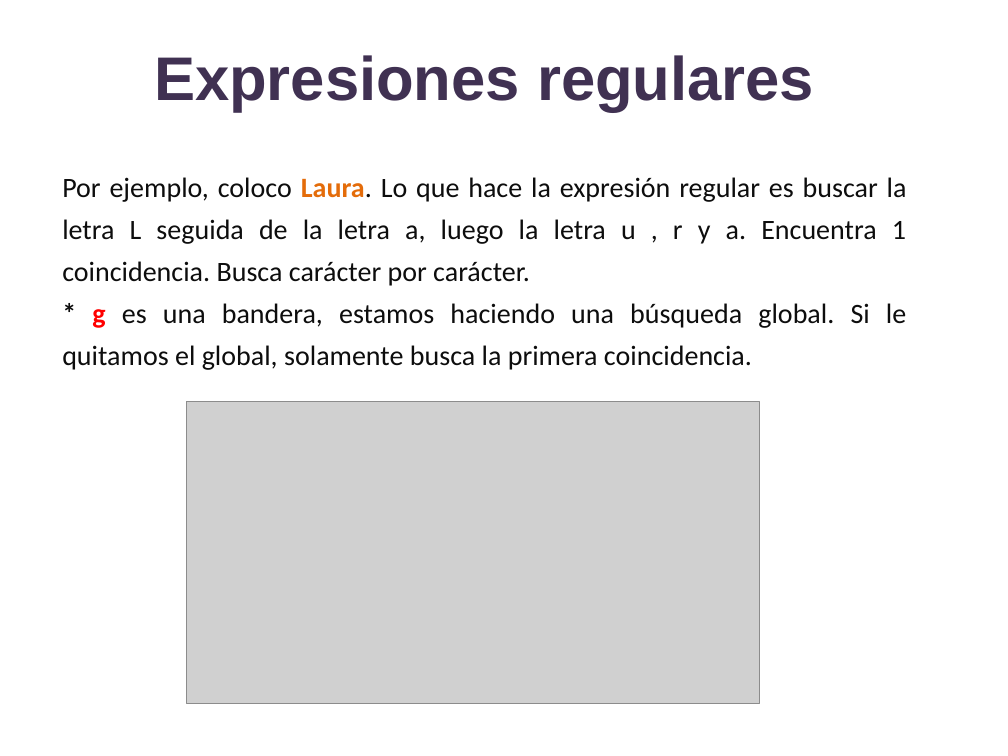
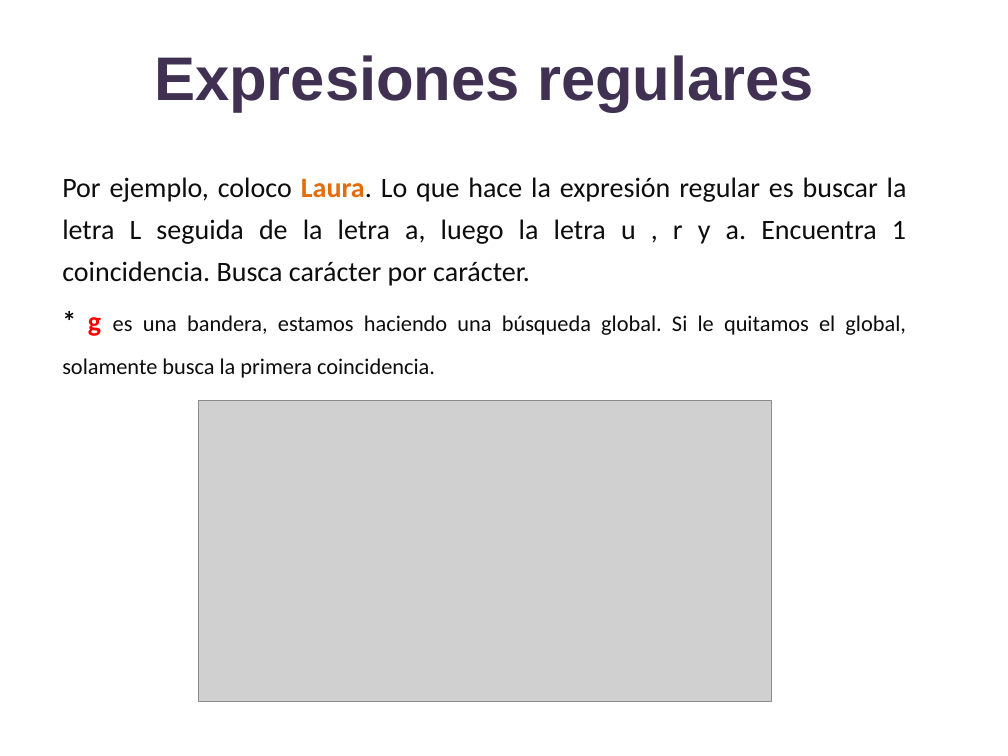
Before and after one commit to lizetheP/Analitica, a slide deck: slide 11 of CalendarioAgo2022/presentaciones/18_Expresiones_regulares.pptx. Drawn at 1008x756 pixels with LibreOffice and Linux fonts; fonts in the diff are those of the drawing; grey boxes stand for pictures. Boxes give left, top, right and bottom in pixels: in the first picture for what was removed or moved away, otherwise in the second. Text is boxed around its words. In the diff, an @@ line names an element or a change of style, - is before the commit and + after.

```diff
--- a/CalendarioAgo2022/presentaciones/18_Expresiones_regulares.pptx
+++ b/CalendarioAgo2022/presentaciones/18_Expresiones_regulares.pptx
@@ text "Por ejemplo, coloco Laura. Lo ..." at box(62, 177, 907, 378): size 20 to 16 pt in "es una bandera, estamos haciendo una búsqueda ..."; more space between paragraphs @@
@@ picture: place and size @@
-picture at box(186, 402, 760, 704)
+picture at box(199, 400, 772, 702)
```
Also in this commit, not shown: 8 other slides changed, 1 slide added, 51 slides removed, 2 other files.
